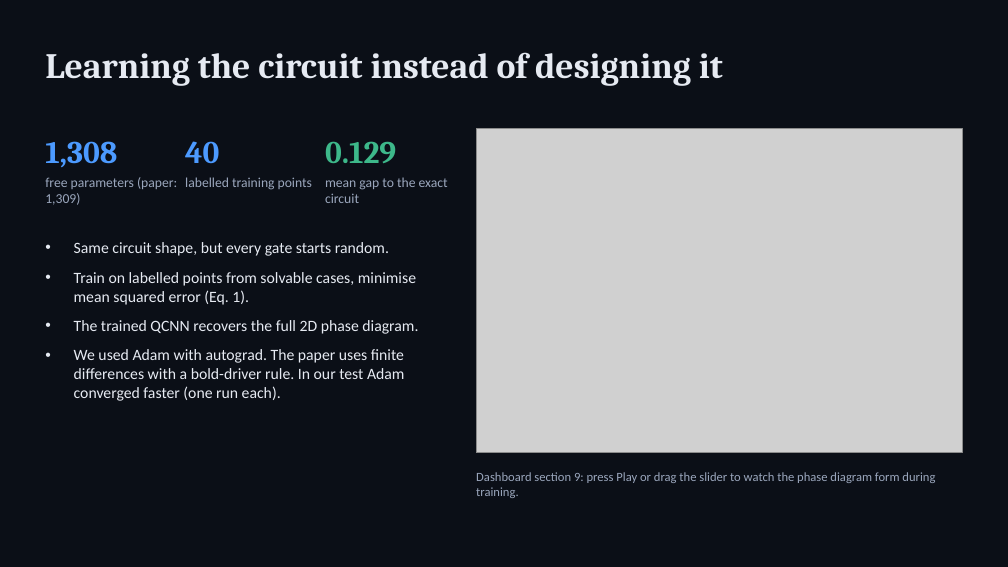
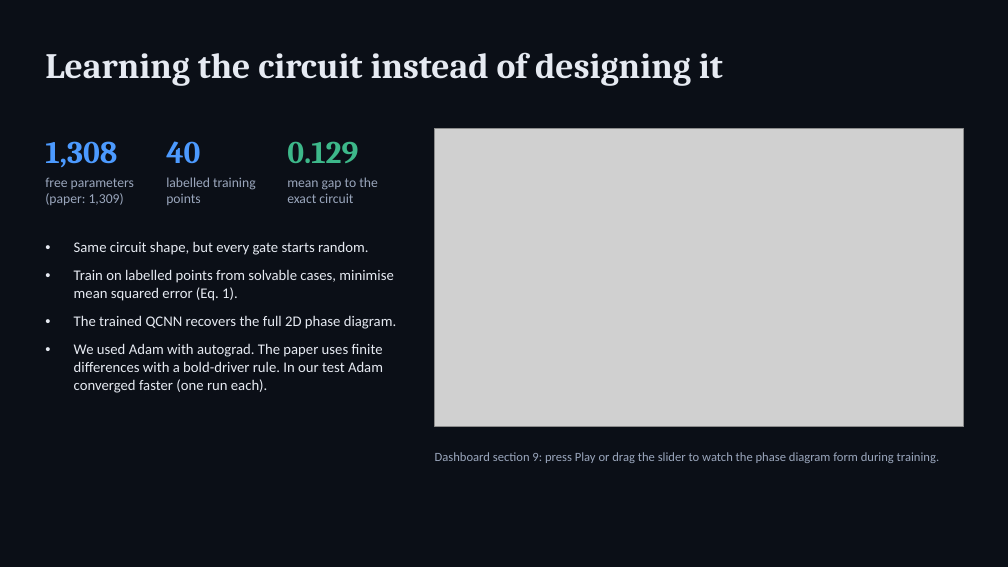
Before and after one commit to KrishShah3011/qcnn-dashboard, a slide deck: slide 7 of QCNN_presentation.pptx. Drawn at 1008x567 pixels with LibreOffice and Linux fonts; fonts in the diff are those of the drawing; grey boxes stand for pictures. Boxes give left, top, right and bottom in pixels: in the first picture for what was removed or moved away, otherwise in the second. Text is boxed around its words. In the diff, an @@ line names an element or a change of style, - is before the commit and + after.

```diff
--- a/QCNN_presentation.pptx
+++ b/QCNN_presentation.pptx
@@ text "40": place and size @@
-text "40" at box(185, 141, 219, 163)
+text "40" at box(166, 141, 200, 163)
@@ text "0.129": place and size @@
-text "0.129" at box(325, 141, 396, 163)
+text "0.129" at box(287, 141, 358, 163)
@@ picture: place and size @@
-picture at box(476, 129, 963, 453)
+picture at box(435, 129, 964, 426)
@@ text "free parameters (paper: 1,309)" rewrapped from box(45, 177, 177, 205) to box(45, 177, 134, 205) @@
@@ text "labelled training points" rewrapped from box(185, 177, 312, 190) to box(166, 177, 256, 205) @@
@@ text "mean gap to the exact ..." rewrapped from box(325, 177, 448, 203) to box(287, 177, 378, 203) @@
@@ text "Same circuit shape, but every ..." at box(74, 241, 396, 393): size 15 to 14 pt @@
@@ text "Dashboard section 9: press Play ..." rewrapped from box(476, 472, 935, 498) to box(435, 452, 939, 463) @@
```
Also in this commit, not shown: 4 other slides changed.
